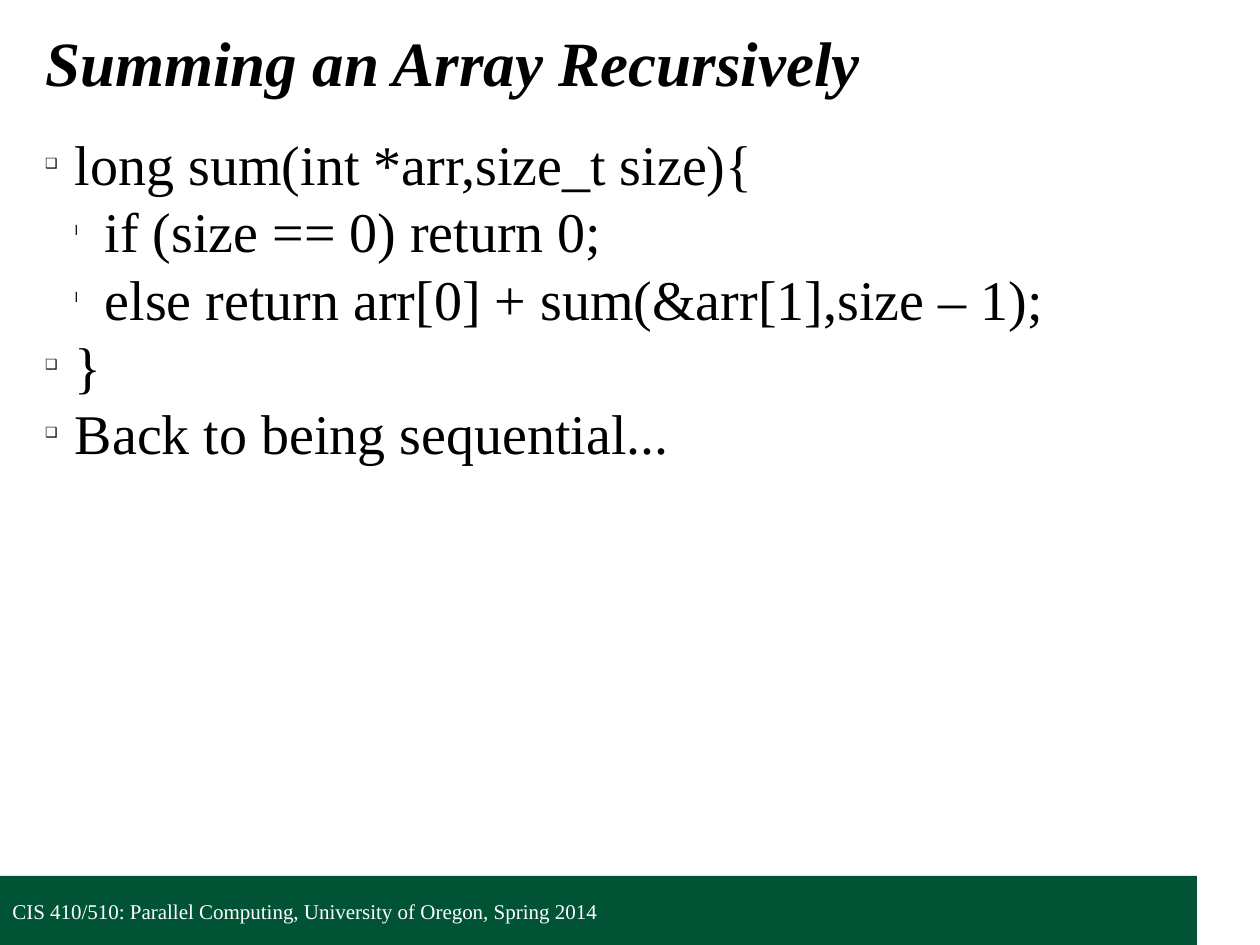
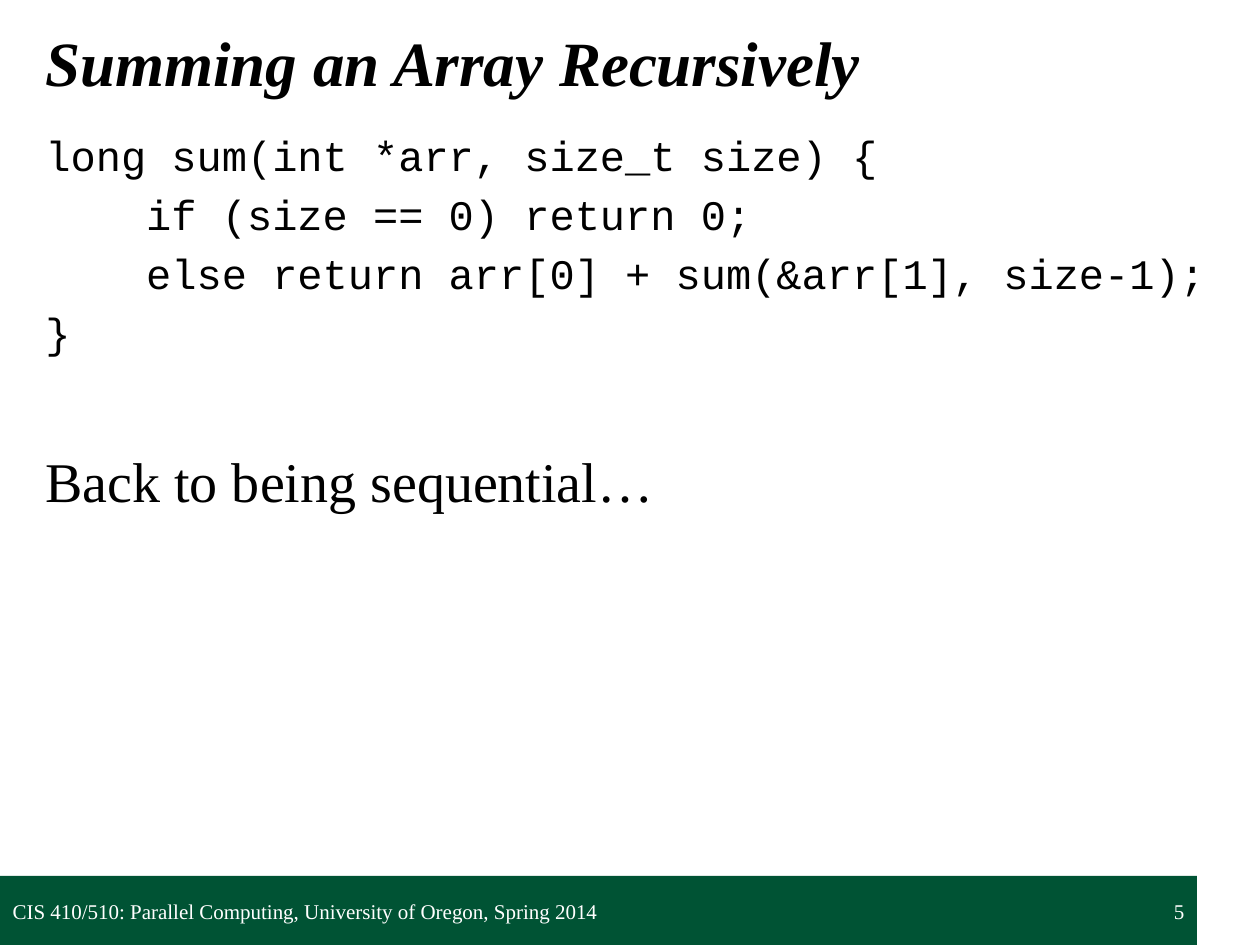
Before and after one commit to UOregonParallel/CourseMaterials, a slide deck: slide 5 of lecture_content/classSlides/2_collectivesPattern/collectivesPattern.pptx. Drawn at 1260x945 pixels with LibreOffice and Linux fonts; fonts in the diff are those of the drawing; background and template pictures are left out. Boxes give left, top, right and bottom in pixels: in the first picture for what was removed or moved away, otherwise in the second. Text is boxed around its words. In the diff, an @@ line names an element or a change of style, - is before the commit and + after.

Commit message:
Re-formatted collectives presentation, added PDF versions of all lectures for ease in review process.

```diff
--- a/lecture_content/classSlides/2_collectivesPattern/collectivesPattern.pptx
+++ b/lecture_content/classSlides/2_collectivesPattern/collectivesPattern.pptx
@@ text at <box>45,141,827,180</box>: text changed; size 32 to 24 pt; font Times New Roman to Courier New @@
-❑ long sum(int *arr,size_t size){
+long sum(int *arr, size_t size) {
@@ text at <box>146,200,751,239</box>: size 32 to 24 pt, font Times New Roman to Courier New in "if (size == 0) return 0;", "}"; bullet l to none; list level 2 to 1 in "if (size == 0) return ..."; bullet ❑ to none; more space between paragraphs @@
@@ text at <box>146,258,1205,298</box>: text changed; size 32 to 24 pt; font Times New Roman to Courier New @@
-  l else return arr[0] + sum(&arr[1],size – 1);
+else return arr[0] + sum(&arr[1], size-1);
@@ text at <box>45,463,653,512</box>: text changed @@
-❑ Back to being sequential...
+Back to being sequential…
@@ page number added at <box>1174,905,1184,920</box>, 12 pt, text #FFFFFF @@
+5
```
Also in this commit, not shown: 37 other slides changed, 2 slides added, 2 slides removed, 3 other files.
